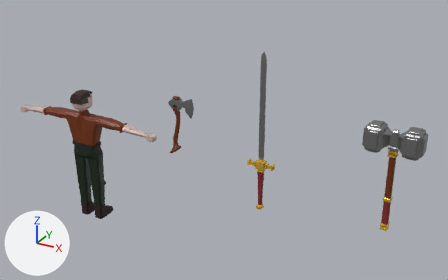
Two versions of the Blender file HomeWork24.blend, one commit apart.
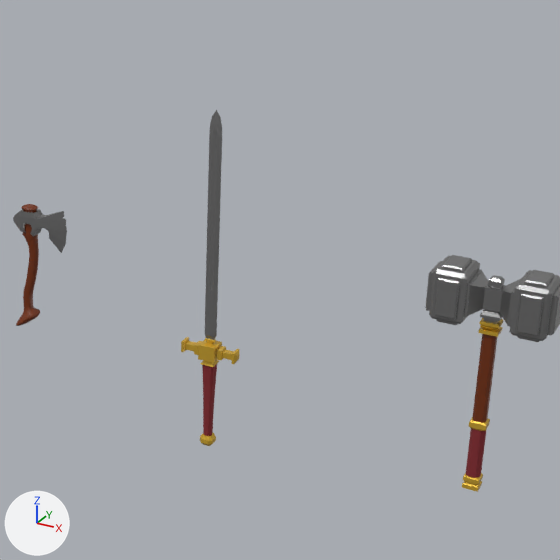
Old and new are each drawn whole from a camera (50 mm lens) standing at (44.4, -48.6, 37.7) and looking at (16.3, 2.5, 12.1) and again close up on the part from 36% to 95% of the width and 0% to 94% of the height. Every picture has the same lights, and +X, +Y and +Z are marked at lower left.

Objects in the first close-up: 'Axe', 'AxeHead', 'Hammer', 'Sword'.
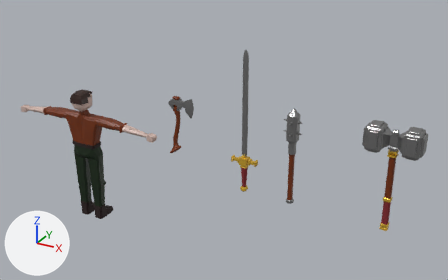
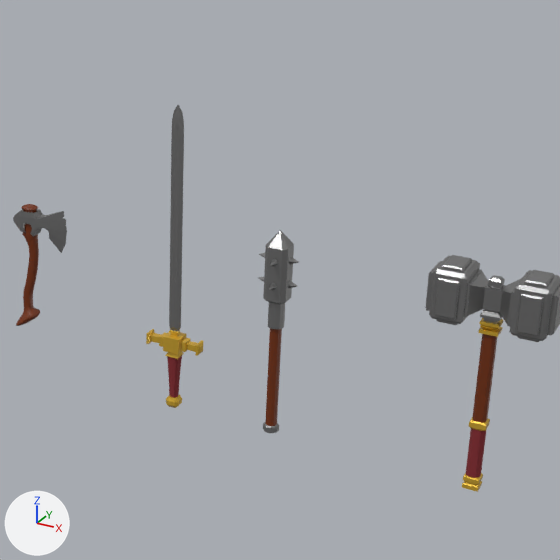
Commit message: Final changes of HomeWork24

The edits, one by one:
me_cube_003 has 121 vertices, 171 faces and spans x -6.49..0.0, y 0.0..1.86, z -2.2..10.01.
me_cube_003 is used by ob_sword; location (21.7, 0.0, 9.72); scale (0.213, 0.213, 1.3).
me_cube_003 part 1: all 4 vertices in x -1.18..0.0, y 0.0..1.18, z 0.39 are moved by (0.0, 0.0, 0.2).
me_cube_003 part 2: all 4 vertices in x -1.02..0.0, y 0.0..1.02, z -0.41 are moved by (0.0, 0.0, 0.53).
me_cube_003 part 3: all 4 vertices in x -0.92..0.0, y 0.0..0.92, z -1.22 are moved by (0.0, 0.0, 0.95).
me_cube_003 part 4: all 23 vertices in x -1.52..0.0, y 0.0..1.52, z -2.2..-1.8 are moved by (0.0, 0.0, 1.18).
Mesh me_cube_005 is new.
It has 149 vertices, 222 faces and spans x -3.9..3.8, y -3.8..3.8, z -6.6..32.0.
Faces by material slot: [161, 18, 43].
It uses material mat_gunmetal (grey #8f8f8f).
It uses material mat_brawn (brown #722d00).
It uses material mat_gunmetal (grey #8f8f8f).
Object 'Sword' (ob_sword) moves from (21.7, 0.0, 9.72) to (19.92, 0.0, 9.72).
Object 'Mase' (ob_mase) is new; it shows me_cube_005.
Its location is (24.81, 0.0, 10.05).
Its scale is (0.249, 0.249, 0.249).

Changed parts and their boxes [x1, y1, x2, y2] in the close-ups (560 x 560 px; the box of a moved part takes in the faces that stretch with it):
'Sword', reshaped, moved (10% shorter): before [181, 110, 239, 446]; after [146, 105, 203, 408]
'Mase', added: after [258, 230, 299, 433]
    faces in mat_gunmetal (grey #8f8f8f): [263, 421, 279, 433]
    faces in mat_brawn (brown #722d00): [265, 328, 282, 426]
part 1 of me_cube_003, moved or reshaped: before [202, 364, 217, 382]; after [167, 355, 182, 368]
part 2 of me_cube_003, moved or reshaped: before [203, 379, 216, 402]; after [168, 365, 181, 380]
part 3 of me_cube_003, moved or reshaped: before [203, 400, 214, 436]; after [169, 377, 180, 398]
part 4 of me_cube_003, moved or reshaped: before [200, 433, 216, 446]; after [166, 395, 182, 408]
